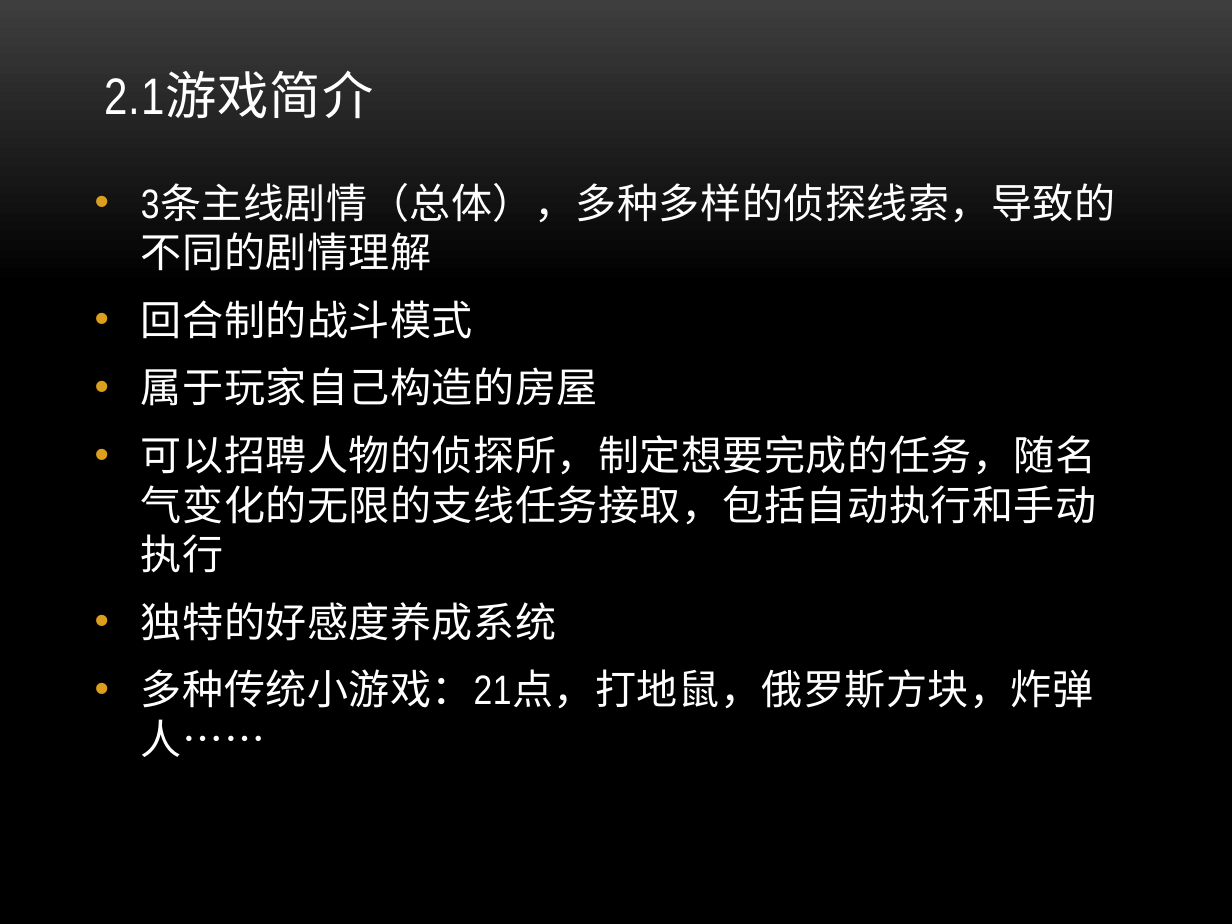
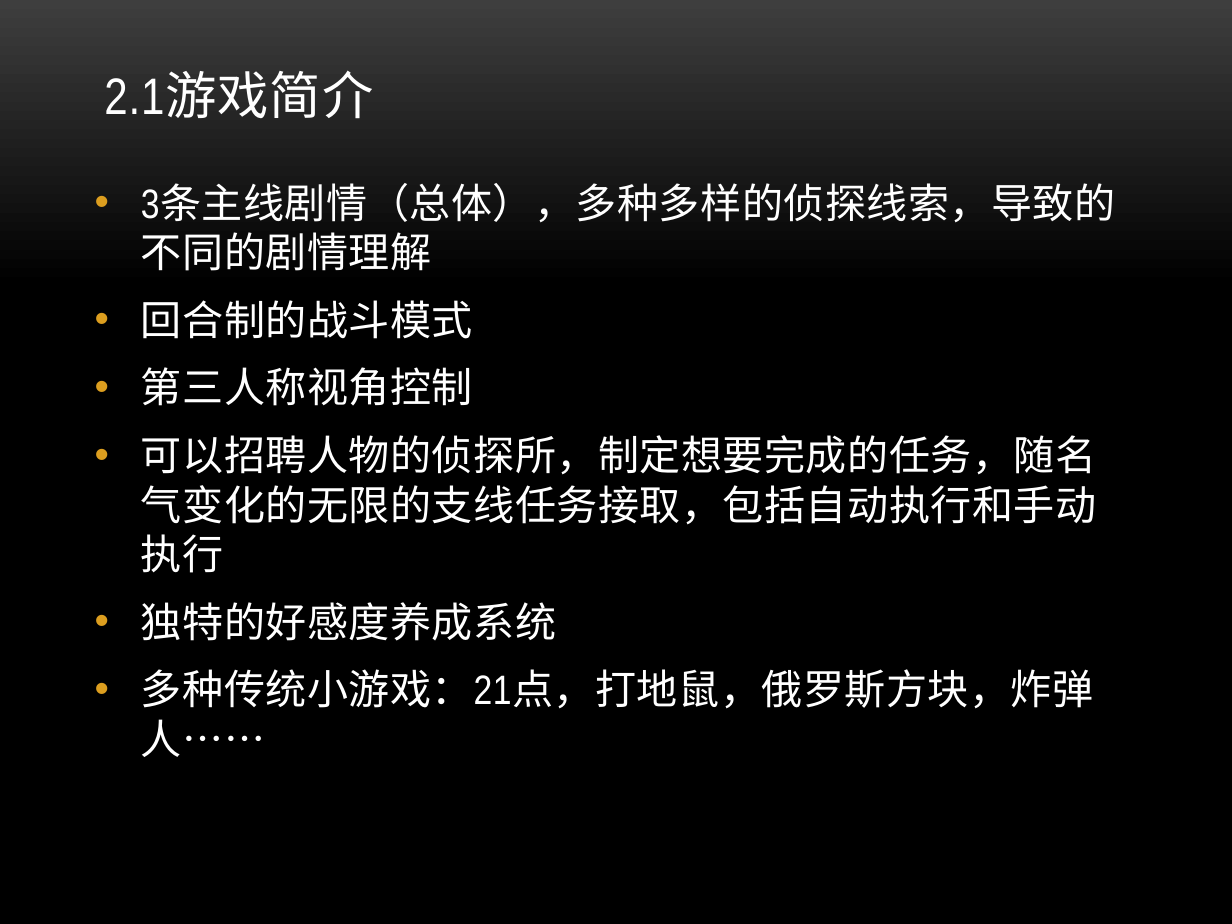
Before and after one commit to ZanebonoAlter/-, a slide deck: slide 6 of 项目计划.pptx. Drawn at 1232x924 pixels with LibreOffice and Linux fonts; fonts in the diff are those of the drawing; background and template pictures are left out. Boxes give left, top, right and bottom in pixels: in the first picture for what was removed or moved away, otherwise in the second. Text is boxed around its words. In the diff, an @@ line names an element or a change of style, - is before the commit and + after.

```diff
--- a/项目计划.pptx
+++ b/项目计划.pptx
@@ text at box(141, 367, 473, 406): text changed @@
-• 属于玩家自己构造的房屋
+• 第三人称视角控制
```
Also in this commit, not shown: 4 other slides changed.
